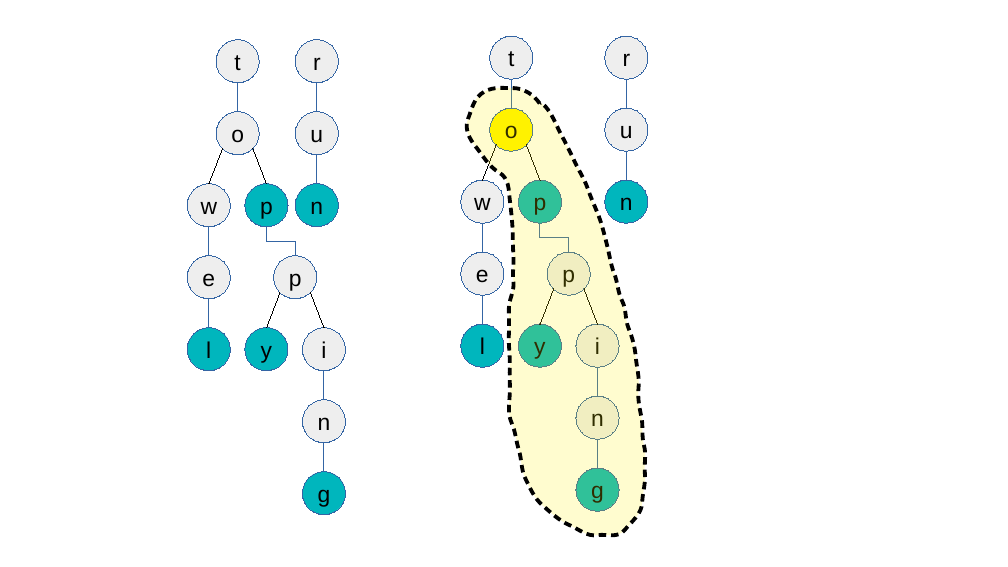
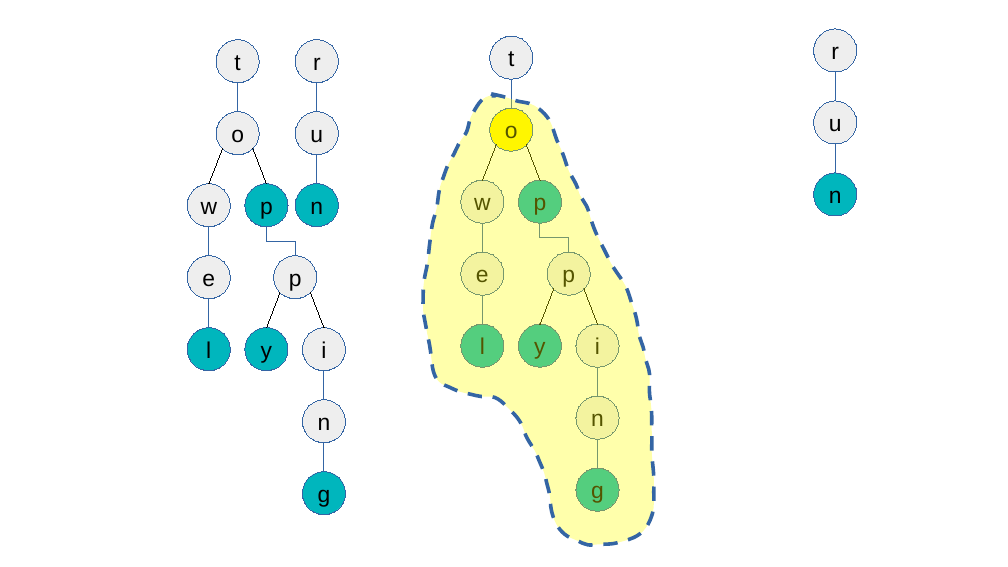
Before and after one commit to supix/pwdIndexer, a slide deck: slide 4 of docs/images_src.odp. Drawn at 1008x567 pixels with LibreOffice and Linux fonts; fonts in the diff are those of the drawing. Boxes give left, top, right and bottom in pixels: in the first picture for what was removed or moved away, otherwise in the second. Text is boxed around its words. In the diff, an @@ line names an element or a change of style, - is before the commit and + after.

```diff
--- a/docs/images_src.odp
+++ b/docs/images_src.odp
@@ ellipse added at [814,28,857,71], fill #EEEEEE, outline #3465A4 0 pt, 18 pt, text #000000 @@
+t
@@ elbow line moved from (627, 108) - (627, 80) to (835, 101) - (835, 72) @@
@@ freeform shape: place and size @@
-freeform shape at [466,88,645,535]
+freeform shape at [424,94,655,546]
@@ freeform shape at [424,94,655,546]: fill #FFF200 at 19% opacity to #FFFF00 at 33% opacity; outline #000000 3 pt to #3465A4 2.83 pt dashed @@
@@ 3 ellipses, 1 elbow line: place and size @@
-3 ellipses, 1 elbow line at [605,36,648,223]
+3 ellipses, 1 elbow line at [814,29,857,216]
@@ elbow line added from (835, 173) to (835, 144), #3465A4 0 pt @@
```
Also in this commit, not shown: 2 other files.
